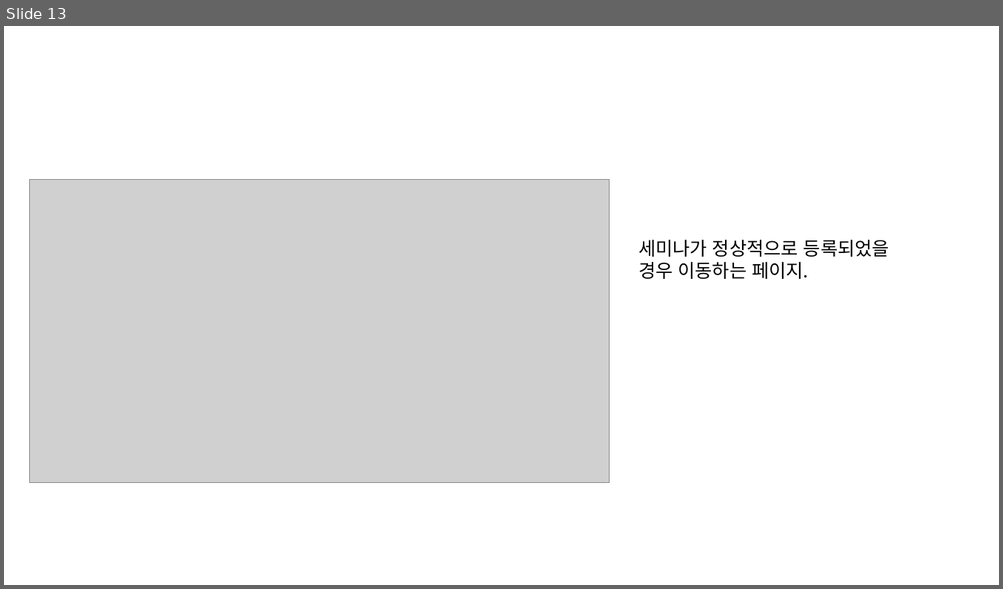
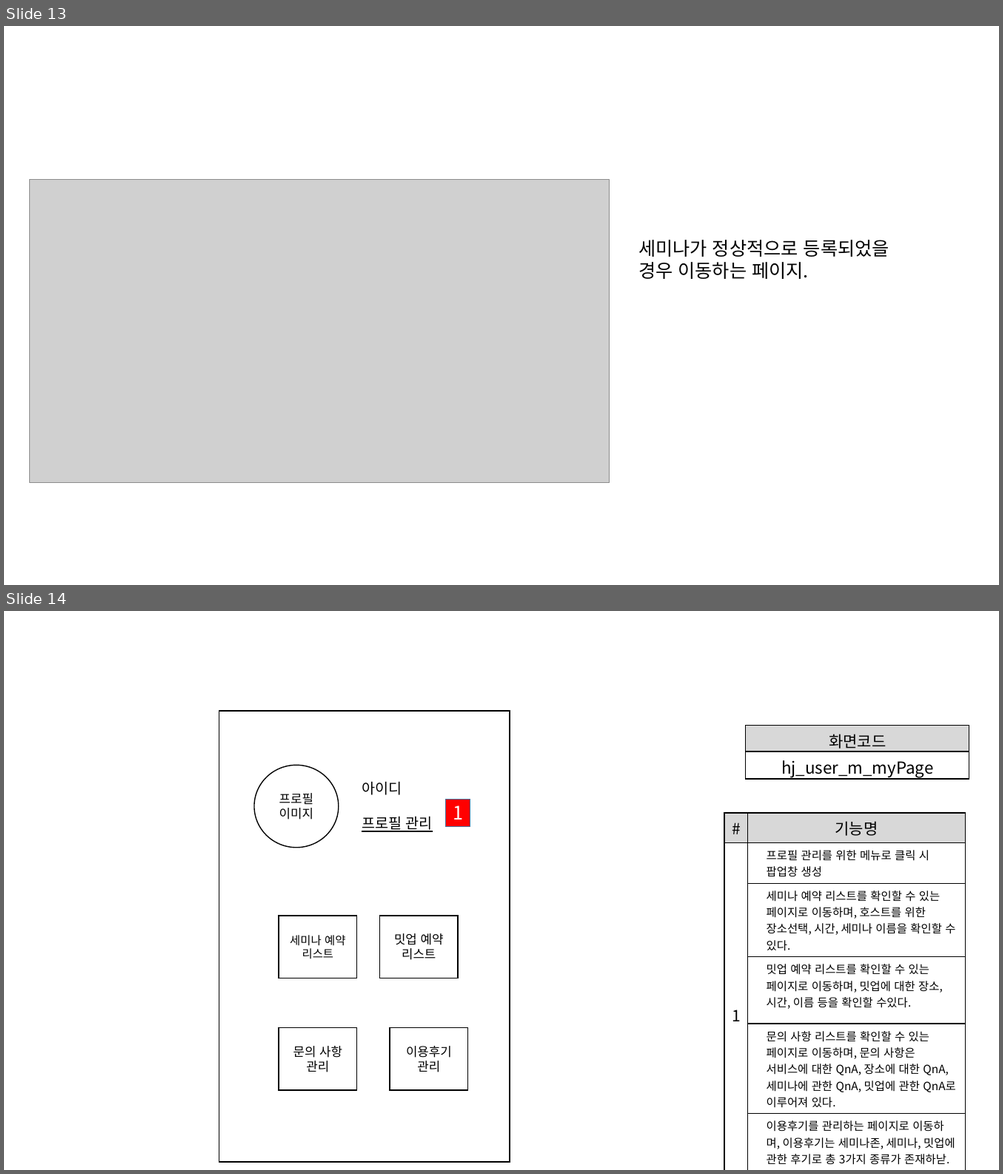
Before and after one commit to ezenteam2/e-Zone, a slide deck: 0 발표용 파워포인트/0424 4차발표/0424 project05 - 파워포인트 - 형준.pptx. Shown one above the other, each under a label of ours: slide 13 before the commit, slides 13 and 14 after it. The pictures are 1003x589 and 1003x1174 pixels, drawn with LibreOffice and Linux fonts; fonts in the diff are those of the drawing; grey boxes stand for pictures. Boxes give left, top, right and bottom in pixels: in the first picture for what was removed or moved away, otherwise in the second. Text is boxed around its words. In the diff, an @@ line names an element or a change of style, - is before the commit and + after.

```diff
--- a/0 발표용 파워포인트/0424 4차발표/0424 project05 - 파워포인트 - 형준.pptx
+++ b/0 발표용 파워포인트/0424 4차발표/0424 project05 - 파워포인트 - 형준.pptx
@@ slide 14 added at bbox=[4, 611, 999, 1170], background #FFFFFF @@
@@ rectangle added at bbox=[219, 711, 509, 1162], outline #000000 1 pt @@
@@ table added at bbox=[745, 725, 970, 781], 2 rows, 1 columns @@
+화면코드
+hj_user_m_myPage
@@ ellipse added at bbox=[254, 766, 338, 849], outline #000000 1 pt, 12 pt, text #000000 @@
+프로필이미지
@@ text added at bbox=[361, 781, 432, 832], 14 pt, text #000000, underline @@
+아이디
+프로필 관리
@@ rectangle added at bbox=[446, 800, 470, 826], fill #FF0000, outline #43739E 1 pt, 18 pt, text #FFFFFF @@
+1
@@ table added at bbox=[724, 813, 965, 1168], 6 rows, 2 columns @@
+# | 기능명
+1 | 프로필 관리를 위한 메뉴로 클릭 시 팝업창 생성
+ | 세미나 예약 리스트를 확인할 수 있는 페이지로 이동하며, 호스트를 위한 장소선택, 시간, 세미나 이름을 확인할 수 있다.
+ | 밋업 예약 리스트를 확인할 수 있는 페이지로 이동하며, 밋업에 대한 장소, 시간, 이름 등을 확인할 수있다.
+ | 문의 사항 리스트를 확인할 수 있는 페이지로 이동하며, 문의 사항은 서비스에 대한 QnA, 장소에 대한 QnA, 세미나에 관한 QnA, 밋업에 관한 QnA로 이루어져 있다.
+ | 이용후기를 관리하는 페이지로 이동하며, 이용후기는 세미나존, 세미나, 밋업에 관한 후기로 총 3가지 종류가 존재하낟.
@@ rectangle added at bbox=[279, 916, 357, 979], outline #000000 1 pt, 11 pt, text #000000 @@
+세미나 예약 리스트
@@ rectangle added at bbox=[380, 916, 458, 979], outline #000000 1 pt, 12 pt, text #000000 @@
+밋업 예약
+리스트
@@ rectangle added at bbox=[279, 1028, 357, 1091], outline #000000 1 pt, 12 pt, text #000000 @@
+문의 사항
+관리
@@ rectangle added at bbox=[390, 1028, 468, 1091], outline #000000 1 pt, 12 pt, text #000000 @@
+이용후기 관리
```
Also in this commit, not shown: 1 slide changed, 8 other slides added, 1 other file.
